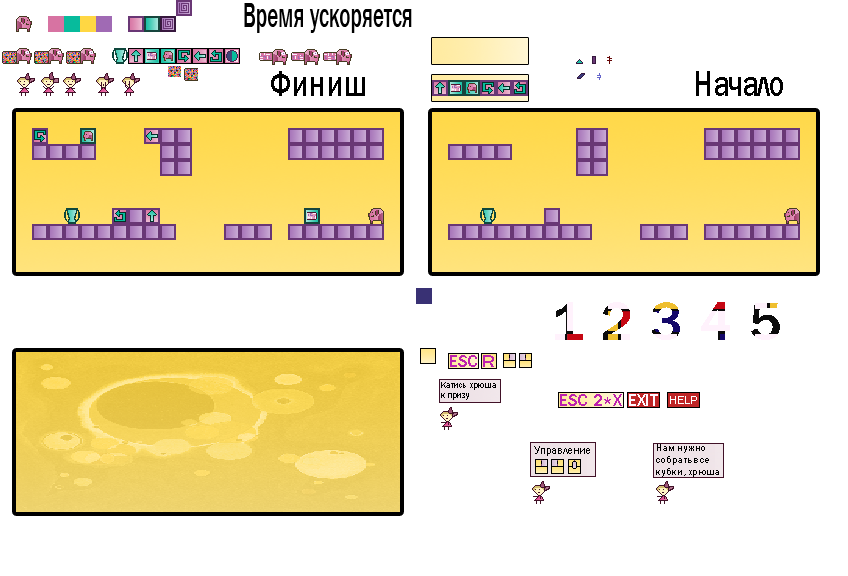
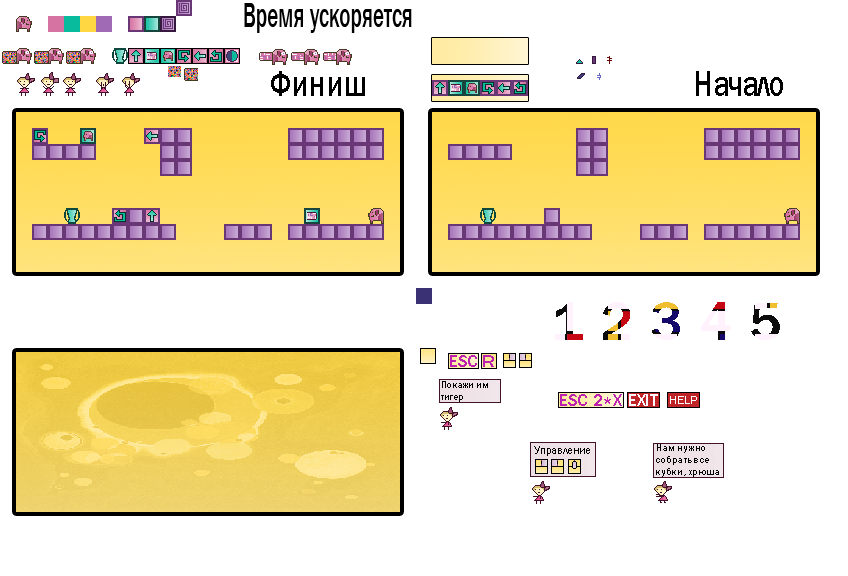
Comparing the layer stacks of the two 848 x 576 images. Changes:
painted on "Слой 3 копия 6" over [654, 481, 674, 504]
renamed "Катись хрюша к призу" to "Покажи им тигер", painted on it over [441, 381, 496, 402]
